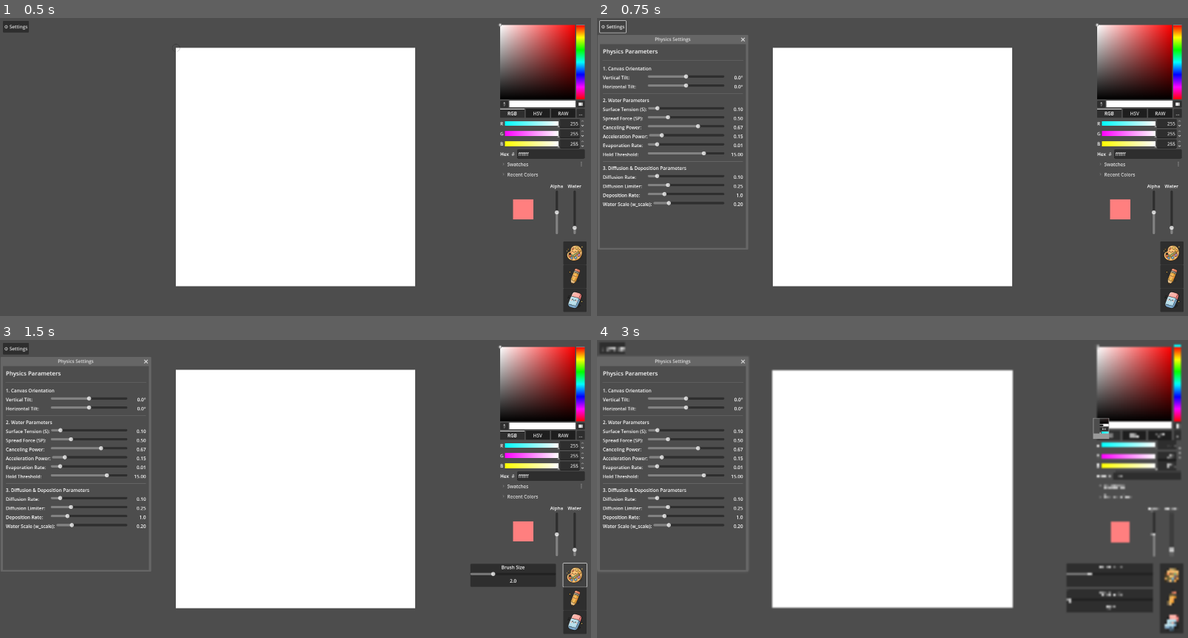
Above: before the commit, frames 1-4 (two rows, left to right).
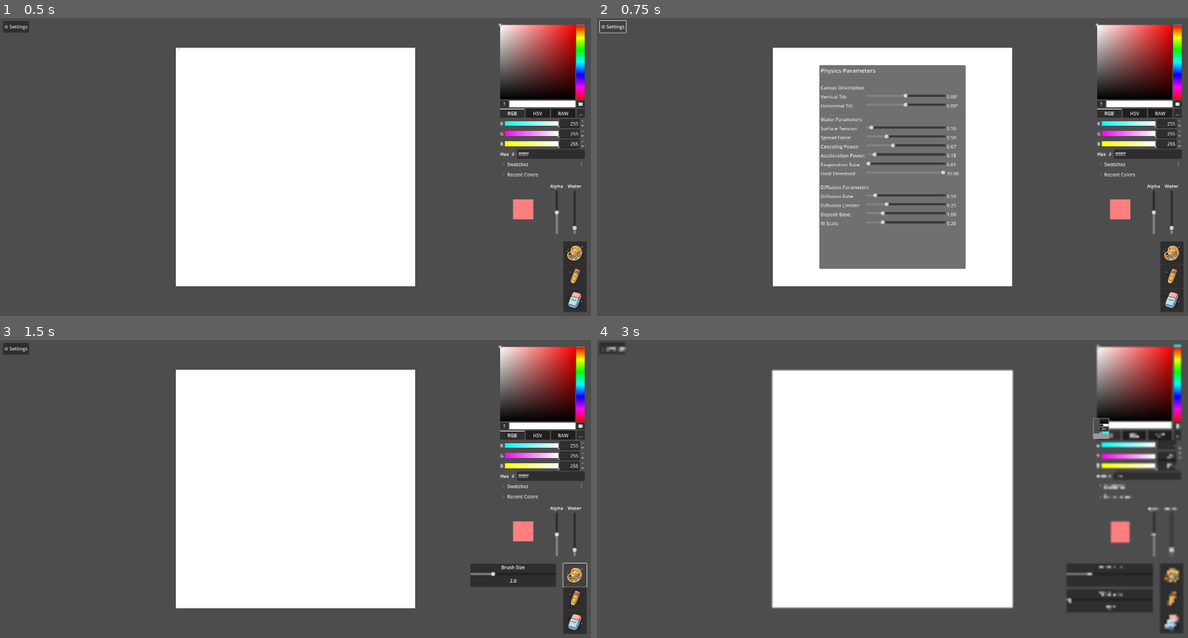
Above: after the commit, the same moments.

Repository: Dubu911/Watercolor_simulation
Game: Godot game, scene res://trial4/main4.tscn
Same seed, same stepped clock (60 frames per second), same inputs: the game is played once before the commit and once after it.
Inputs (mouse positions are in pixels of both pictures, inside the frame that each line leads up to):
- Up to frame 1 (0.5 s): no input
- Up to frame 2 (0.75 s): click "⚙ Settings" at 0.5 s
- Up to frame 3 (1.5 s): click (573, 575) at 1.25 s
- Up to frame 4 (3 s): click (1170, 599) at 2 s; click (1099, 426) at 2.75 s

Frame 1 is identical in both runs. In frame 2, 20% of the frame differs, in the area x 0-63%, y 5-85%; in frame 3, 3.4%; in frame 4, 3.5%.
Error in both runs: Cannot call method 'compute_list_begin' on a null value. (res://trial4/physics_simulator_gpu.gd:573)

Commit message:
setting window change

Diff:
--- a/trial4/brush_manager.gd
+++ b/trial4/brush_manager.gd
@@ -136,7 +136,7 @@
 
 # Update cursor position every frame using latest tracked position
 func _process(_delta: float) -> void:
-	# Always place cursor at the latest world position we computed from input events
+	# Always place cursor at the latest world position
 	_update_brush_cursor_positions(_last_world_pos)
 
 	# Bounds test in image (layer) space using the same last world pos
@@ -455,8 +455,11 @@
 			# print("Mouse over Settings button - blocking canvas input")
 			return true
 
-	# Physics settings window is a separate Window node, not an overlay
-	# So we don't need to block painting when it's open - user can paint while adjusting settings!
+	# Check physics settings panel (now a PopupPanel, so it's in the same viewport)
+	var settings_panel = get_node_or_null("../PhysicsSettingsPanel")
+	if is_instance_valid(settings_panel) and settings_panel.visible:
+		if settings_panel.get_global_rect().has_point(screen_pos):
+			return true
 
 	# Check color picker
 	if is_instance_valid(color_picker) and color_picker.visible:
--- a/trial4/main_4.gd
+++ b/trial4/main_4.gd
@@ -18,12 +18,13 @@
 		# Get settings button position
 		var settings_button = get_node_or_null("CanvasLayer/SettingsButton")
 		if settings_button:
-			# Position window just below the settings button (top-left corner)
+			# Position panel just below the settings button (top-left corner)
 			var button_rect = settings_button.get_global_rect()
-			var window_pos = Vector2i(int(button_rect.position.x), int(button_rect.end.y + 40))  # px gap below button
+			var panel_pos = Vector2(button_rect.position.x, button_rect.end.y + 40)  # 40px gap below button
+			var panel_size = Vector2(500, 700)
 
-			# Show the window at the specific position
-			physics_settings_window.popup(Rect2i(window_pos, physics_settings_window.size))
+			# Show the panel at the specific position
+			physics_settings_window.popup(Rect2(panel_pos, panel_size))
 		else:
 			# Fallback to centered if button not found
 			physics_settings_window.popup_centered()
--- a/trial4/physics_settings_window.gd
+++ b/trial4/physics_settings_window.gd
@@ -1,21 +1,13 @@
 # physics_settings_window.gd
-extends Window
+extends PopupPanel
 
 # References to coordinator and physics simulator
 var painting_coordinator: Node = null
 var physics_simulator: Node = null
 
-# Called when the window is ready
+# Called when the panel is ready
 func _ready():
-	# Connect the window's close_requested signal to hide the window
-	close_requested.connect(_on_close_requested)
-
-	# Allow input events to pass through the window to the main viewport
-	# This lets camera panning and other controls work even when the settings window is open
-	gui_embed_subwindows = false
-
-func _on_close_requested():
-	hide()
+	pass
 
 # Initialize with references to coordinator and simulator
 func initialize(coordinator: Node, simulator: Node):
--- a/trial4/physics_settings_window.tscn
+++ b/trial4/physics_settings_window.tscn
@@ -2,15 +2,11 @@
 
 [ext_resource type="Script" path="res://trial4/physics_settings_window.gd" id="1_physics_settings"]
 
-[node name="PhysicsSettingsWindow" type="Window"]
+[node name="PhysicsSettingsPanel" type="PopupPanel"]
 title = "Physics Settings"
-initial_position = 0
+initial_position = 1
 size = Vector2i(500, 700)
 visible = false
-transient = false
-exclusive = false
-always_on_top = true
-unfocusable = true
 script = ExtResource("1_physics_settings")
 
 [node name="MarginContainer" type="MarginContainer" parent="."]
@@ -51,7 +47,7 @@
 
 [node name="SectionLabel" type="Label" parent="MarginContainer/VBoxContainer/ScrollContainer/ParametersVBox/CanvasOrientationSection"]
 layout_mode = 2
-text = "1. Canvas Orientation"
+text = "Canvas Orientation"
 theme_override_font_sizes/font_size = 16
 
 [node name="VerticalTilt" type="HBoxContainer" parent="MarginContainer/VBoxContainer/ScrollContainer/ParametersVBox/CanvasOrientationSection"]
@@ -67,13 +63,12 @@
 size_flags_horizontal = 3
 min_value = -90.0
 max_value = 90.0
-step = 1.0
+step = 0.1
 
 [node name="ValueLabel" type="Label" parent="MarginContainer/VBoxContainer/ScrollContainer/ParametersVBox/CanvasOrientationSection/VerticalTilt"]
 custom_minimum_size = Vector2(60, 0)
 layout_mode = 2
-text = "0.0°"
-horizontal_alignment = 2
+text = "0.00°"
 
 [node name="HorizontalTilt" type="HBoxContainer" parent="MarginContainer/VBoxContainer/ScrollContainer/ParametersVBox/CanvasOrientationSection"]
 layout_mode = 2
@@ -88,13 +83,12 @@
 size_flags_horizontal = 3
 min_value = -90.0
 max_value = 90.0
-step = 1.0
+step = 0.1
 
 [node name="ValueLabel" type="Label" parent="MarginContainer/VBoxContainer/ScrollContainer/ParametersVBox/CanvasOrientationSection/HorizontalTilt"]
 custom_minimum_size = Vector2(60, 0)
 layout_mode = 2
-text = "0.0°"
-horizontal_alignment = 2
+text = "0.00°"
 
 [node name="HSeparator2" type="HSeparator" parent="MarginContainer/VBoxContainer/ScrollContainer/ParametersVBox"]
 layout_mode = 2
@@ -105,7 +99,7 @@
 
 [node name="SectionLabel" type="Label" parent="MarginContainer/VBoxContainer/ScrollContainer/ParametersVBox/WaterSection"]
 layout_mode = 2
-text = "2. Water Parameters"
+text = "Water Parameters"
 theme_override_font_sizes/font_size = 16
 
 [node name="SurfaceTension" type="HBoxContainer" parent="MarginContainer/VBoxContainer/ScrollContainer/ParametersVBox/WaterSection"]
@@ -114,96 +108,97 @@
 [node name="Label" type="Label" parent="MarginContainer/VBoxContainer/ScrollContainer/ParametersVBox/WaterSection/SurfaceTension"]
 custom_minimum_size = Vector2(150, 0)
 layout_mode = 2
-text = "Surface Tension (S):"
+text = "Surface Tension:"
 
 [node name="Slider" type="HSlider" parent="MarginContainer/VBoxContainer/ScrollContainer/ParametersVBox/WaterSection/SurfaceTension"]
 layout_mode = 2
 size_flags_horizontal = 3
+min_value = 0.0
+max_value = 2.0
+step = 0.01
+value = 0.5
+
+[node name="ValueLabel" type="Label" parent="MarginContainer/VBoxContainer/ScrollContainer/ParametersVBox/WaterSection/SurfaceTension"]
+custom_minimum_size = Vector2(60, 0)
+layout_mode = 2
+text = "0.50"
+
+[node name="SpreadForce" type="HBoxContainer" parent="MarginContainer/VBoxContainer/ScrollContainer/ParametersVBox/WaterSection"]
+layout_mode = 2
+
+[node name="Label" type="Label" parent="MarginContainer/VBoxContainer/ScrollContainer/ParametersVBox/WaterSection/SpreadForce"]
+custom_minimum_size = Vector2(150, 0)
+layout_mode = 2
+text = "Spread Force:"
+
+[node name="Slider" type="HSlider" parent="MarginContainer/VBoxContainer/ScrollContainer/ParametersVBox/WaterSection/SpreadForce"]
+layout_mode = 2
+size_flags_horizontal = 3
+min_value = 0.0
+max_value = 2.0
+step = 0.01
+value = 0.5
+
+[node name="ValueLabel" type="Label" parent="MarginContainer/VBoxContainer/ScrollContainer/ParametersVBox/WaterSection/SpreadForce"]
+custom_minimum_size = Vector2(60, 0)
+layout_mode = 2
+text = "0.50"
+
+[node name="CancelingPower" type="HBoxContainer" parent="MarginContainer/VBoxContainer/ScrollContainer/ParametersVBox/WaterSection"]
+layout_mode = 2
+
+[node name="Label" type="Label" parent="MarginContainer/VBoxContainer/ScrollContainer/ParametersVBox/WaterSection/CancelingPower"]
+custom_minimum_size = Vector2(150, 0)
+layout_mode = 2
+text = "Canceling Power:"
+
+[node name="Slider" type="HSlider" parent="MarginContainer/VBoxContainer/ScrollContainer/ParametersVBox/WaterSection/CancelingPower"]
+layout_mode = 2
+size_flags_horizontal = 3
+min_value = 0.0
+max_value = 2.0
+step = 0.01
+value = 0.5
+
+[node name="ValueLabel" type="Label" parent="MarginContainer/VBoxContainer/ScrollContainer/ParametersVBox/WaterSection/CancelingPower"]
+custom_minimum_size = Vector2(60, 0)
+layout_mode = 2
+text = "0.50"
+
+[node name="AccelerationPower" type="HBoxContainer" parent="MarginContainer/VBoxContainer/ScrollContainer/ParametersVBox/WaterSection"]
+layout_mode = 2
+
+[node name="Label" type="Label" parent="MarginContainer/VBoxContainer/ScrollContainer/ParametersVBox/WaterSection/AccelerationPower"]
+custom_minimum_size = Vector2(150, 0)
+layout_mode = 2
+text = "Acceleration Power:"
+
+[node name="Slider" type="HSlider" parent="MarginContainer/VBoxContainer/ScrollContainer/ParametersVBox/WaterSection/AccelerationPower"]
+layout_mode = 2
+size_flags_horizontal = 3
+min_value = 0.0
+max_value = 2.0
+step = 0.01
+value = 0.5
+
+[node name="ValueLabel" type="Label" parent="MarginContainer/VBoxContainer/ScrollContainer/ParametersVBox/WaterSection/AccelerationPower"]
+custom_minimum_size = Vector2(60, 0)
+layout_mode = 2
+text = "0.50"
+
+[node name="EvaporationConst" type="HBoxContainer" parent="MarginContainer/VBoxContainer/ScrollContainer/ParametersVBox/WaterSection"]
+layout_mode = 2
+
+[node name="Label" type="Label" parent="MarginContainer/VBoxContainer/ScrollContainer/ParametersVBox/WaterSection/EvaporationConst"]
+custom_minimum_size = Vector2(150, 0)
+layout_mode = 2
+text = "Evaporation Rate:"
+
+[node name="Slider" type="HSlider" parent="MarginContainer/VBoxContainer/ScrollContainer/ParametersVBox/WaterSection/EvaporationConst"]
+layout_mode = 2
+size_flags_horizontal = 3
+min_value = 0.0
 max_value = 1.0
-step = 0.01
-value = 0.1
-
-[node name="ValueLabel" type="Label" parent="MarginContainer/VBoxContainer/ScrollContainer/ParametersVBox/WaterSection/SurfaceTension"]
-custom_minimum_size = Vector2(60, 0)
-layout_mode = 2
-text = "0.10"
-horizontal_alignment = 2
-
-[node name="SpreadForce" type="HBoxContainer" parent="MarginContainer/VBoxContainer/ScrollContainer/ParametersVBox/WaterSection"]
-layout_mode = 2
-
-[node name="Label" type="Label" parent="MarginContainer/VBoxContainer/ScrollContainer/ParametersVBox/WaterSection/SpreadForce"]
-custom_minimum_size = Vector2(150, 0)
-layout_mode = 2
-text = "Spread Force (SP):"
-
-[node name="Slider" type="HSlider" parent="MarginContainer/VBoxContainer/ScrollContainer/ParametersVBox/WaterSection/SpreadForce"]
-layout_mode = 2
-size_flags_horizontal = 3
-max_value = 2.0
-step = 0.01
-value = 0.5
-
-[node name="ValueLabel" type="Label" parent="MarginContainer/VBoxContainer/ScrollContainer/ParametersVBox/WaterSection/SpreadForce"]
-custom_minimum_size = Vector2(60, 0)
-layout_mode = 2
-text = "0.50"
-horizontal_alignment = 2
-
-[node name="CancelingPower" type="HBoxContainer" parent="MarginContainer/VBoxContainer/ScrollContainer/ParametersVBox/WaterSection"]
-layout_mode = 2
-
-[node name="Label" type="Label" parent="MarginContainer/VBoxContainer/ScrollContainer/ParametersVBox/WaterSection/CancelingPower"]
-custom_minimum_size = Vector2(150, 0)
-layout_mode = 2
-text = "Canceling Power:"
-
-[node name="Slider" type="HSlider" parent="MarginContainer/VBoxContainer/ScrollContainer/ParametersVBox/WaterSection/CancelingPower"]
-layout_mode = 2
-size_flags_horizontal = 3
-max_value = 1.0
-step = 0.01
-value = 0.6747
-
-[node name="ValueLabel" type="Label" parent="MarginContainer/VBoxContainer/ScrollContainer/ParametersVBox/WaterSection/CancelingPower"]
-custom_minimum_size = Vector2(60, 0)
-layout_mode = 2
-text = "0.67"
-horizontal_alignment = 2
-
-[node name="AccelerationPower" type="HBoxContainer" parent="MarginContainer/VBoxContainer/ScrollContainer/ParametersVBox/WaterSection"]
-layout_mode = 2
-
-[node name="Label" type="Label" parent="MarginContainer/VBoxContainer/ScrollContainer/ParametersVBox/WaterSection/AccelerationPower"]
-custom_minimum_size = Vector2(150, 0)
-layout_mode = 2
-text = "Acceleration Power:"
-
-[node name="Slider" type="HSlider" parent="MarginContainer/VBoxContainer/ScrollContainer/ParametersVBox/WaterSection/AccelerationPower"]
-layout_mode = 2
-size_flags_horizontal = 3
-max_value = 1.0
-step = 0.01
-value = 0.1536
-
-[node name="ValueLabel" type="Label" parent="MarginContainer/VBoxContainer/ScrollContainer/ParametersVBox/WaterSection/AccelerationPower"]
-custom_minimum_size = Vector2(60, 0)
-layout_mode = 2
-text = "0.15"
-horizontal_alignment = 2
-
-[node name="EvaporationConst" type="HBoxContainer" parent="MarginContainer/VBoxContainer/ScrollContainer/ParametersVBox/WaterSection"]
-layout_mode = 2
-
-[node name="Label" type="Label" parent="MarginContainer/VBoxContainer/ScrollContainer/ParametersVBox/WaterSection/EvaporationConst"]
-custom_minimum_size = Vector2(150, 0)
-layout_mode = 2
-text = "Evaporation Rate:"
-
-[node name="Slider" type="HSlider" parent="MarginContainer/VBoxContainer/ScrollContainer/ParametersVBox/WaterSection/EvaporationConst"]
-layout_mode = 2
-size_flags_horizontal = 3
-max_value = 0.1
 step = 0.001
 value = 0.01
 
@@ -211,7 +206,6 @@
 custom_minimum_size = Vector2(60, 0)
 layout_mode = 2
 text = "0.01"
-horizontal_alignment = 2
 
 [node name="HoldThreshold" type="HBoxContainer" parent="MarginContainer/VBoxContainer/ScrollContainer/ParametersVBox/WaterSection"]
 layout_mode = 2
@@ -224,15 +218,15 @@
 [node name="Slider" type="HSlider" parent="MarginContainer/VBoxContainer/ScrollContainer/ParametersVBox/WaterSection/HoldThreshold"]
 layout_mode = 2
 size_flags_horizontal = 3
-max_value = 20.0
+min_value = 0.0
+max_value = 10.0
 step = 0.1
 value = 5.0
 
 [node name="ValueLabel" type="Label" parent="MarginContainer/VBoxContainer/ScrollContainer/ParametersVBox/WaterSection/HoldThreshold"]
 custom_minimum_size = Vector2(60, 0)
 layout_mode = 2
-text = "5.0"
-horizontal_alignment = 2
+text = "5.00"
 
 [node name="HSeparator3" type="HSeparator" parent="MarginContainer/VBoxContainer/ScrollContainer/ParametersVBox"]
 layout_mode = 2
@@ -243,7 +237,7 @@
 
 [node name="SectionLabel" type="Label" parent="MarginContainer/VBoxContainer/ScrollContainer/ParametersVBox/DiffusionSection"]
 layout_mode = 2
-text = "3. Diffusion & Deposition Parameters"
+text = "Diffusion Parameters"
 theme_override_font_sizes/font_size = 16
 
 [node name="DiffusionRate" type="HBoxContainer" parent="MarginContainer/VBoxContainer/ScrollContainer/ParametersVBox/DiffusionSection"]
@@ -257,15 +251,15 @@
 [node name="Slider" type="HSlider" parent="MarginContainer/VBoxContainer/ScrollContainer/ParametersVBox/DiffusionSection/DiffusionRate"]
 layout_mode = 2
 size_flags_horizontal = 3
+min_value = 0.0
 max_value = 1.0
-step = 0.01
+step = 0.001
 value = 0.1
 
 [node name="ValueLabel" type="Label" parent="MarginContainer/VBoxContainer/ScrollContainer/ParametersVBox/DiffusionSection/DiffusionRate"]
 custom_minimum_size = Vector2(60, 0)
 layout_mode = 2
 text = "0.10"
-horizontal_alignment = 2
 
 [node name="DiffusionLimiter" type="HBoxContainer" parent="MarginContainer/VBoxContainer/ScrollContainer/ParametersVBox/DiffusionSection"]
 layout_mode = 2
@@ -278,15 +272,15 @@
 [node name="Slider" type="HSlider" parent="MarginContainer/VBoxContainer/ScrollContainer/ParametersVBox/DiffusionSection/DiffusionLimiter"]
 layout_mode = 2
 size_flags_horizontal = 3
+min_value = 0.0
 max_value = 1.0
 step = 0.01
-value = 0.25
+value = 0.5
 
 [node name="ValueLabel" type="Label" parent="MarginContainer/VBoxContainer/ScrollContainer/ParametersVBox/DiffusionSection/DiffusionLimiter"]
 custom_minimum_size = Vector2(60, 0)
 layout_mode = 2
-text = "0.25"
-horizontal_alignment = 2
+text = "0.50"
 
 [node name="DepositBase" type="HBoxContainer" parent="MarginContainer/VBoxContainer/ScrollContainer/ParametersVBox/DiffusionSection"]
 layout_mode = 2
@@ -294,11 +288,12 @@
 [node name="Label" type="Label" parent="MarginContainer/VBoxContainer/ScrollContainer/ParametersVBox/DiffusionSection/DepositBase"]
 custom_minimum_size = Vector2(150, 0)
 layout_mode = 2
-text = "Deposition Rate:"
+text = "Deposit Base:"
 
 [node name="Slider" type="HSlider" parent="MarginContainer/VBoxContainer/ScrollContainer/ParametersVBox/DiffusionSection/DepositBase"]
 layout_mode = 2
 size_flags_horizontal = 3
+min_value = 0.0
 max_value = 5.0
 step = 0.1
 value = 1.0
@@ -306,8 +301,7 @@
 [node name="ValueLabel" type="Label" parent="MarginContainer/VBoxContainer/ScrollContainer/ParametersVBox/DiffusionSection/DepositBase"]
 custom_minimum_size = Vector2(60, 0)
 layout_mode = 2
-text = "1.0"
-horizontal_alignment = 2
+text = "1.00"
 
 [node name="WScale" type="HBoxContainer" parent="MarginContainer/VBoxContainer/ScrollContainer/ParametersVBox/DiffusionSection"]
 layout_mode = 2
@@ -315,11 +309,12 @@
 [node name="Label" type="Label" parent="MarginContainer/VBoxContainer/ScrollContainer/ParametersVBox/DiffusionSection/WScale"]
 custom_minimum_size = Vector2(150, 0)
 layout_mode = 2
-text = "Water Scale (w_scale):"
+text = "W Scale:"
 
 [node name="Slider" type="HSlider" parent="MarginContainer/VBoxContainer/ScrollContainer/ParametersVBox/DiffusionSection/WScale"]
 layout_mode = 2
 size_flags_horizontal = 3
+min_value = 0.0
 max_value = 1.0
 step = 0.01
 value = 0.2
@@ -328,7 +323,6 @@
 custom_minimum_size = Vector2(60, 0)
 layout_mode = 2
 text = "0.20"
-horizontal_alignment = 2
 
 [connection signal="value_changed" from="MarginContainer/VBoxContainer/ScrollContainer/ParametersVBox/CanvasOrientationSection/VerticalTilt/Slider" to="." method="_on_vertical_tilt_changed"]
 [connection signal="value_changed" from="MarginContainer/VBoxContainer/ScrollContainer/ParametersVBox/CanvasOrientationSection/HorizontalTilt/Slider" to="." method="_on_horizontal_tilt_changed"]
